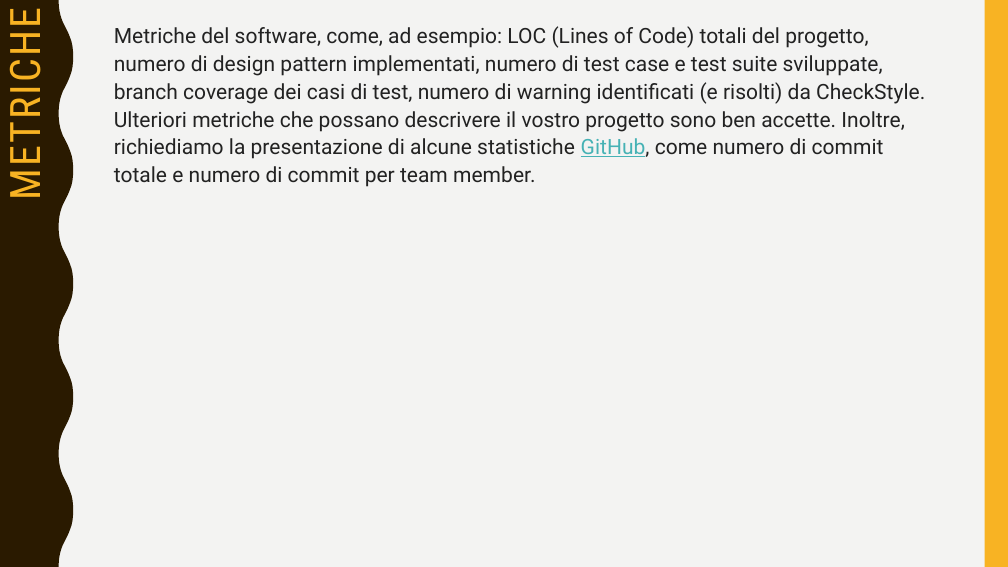
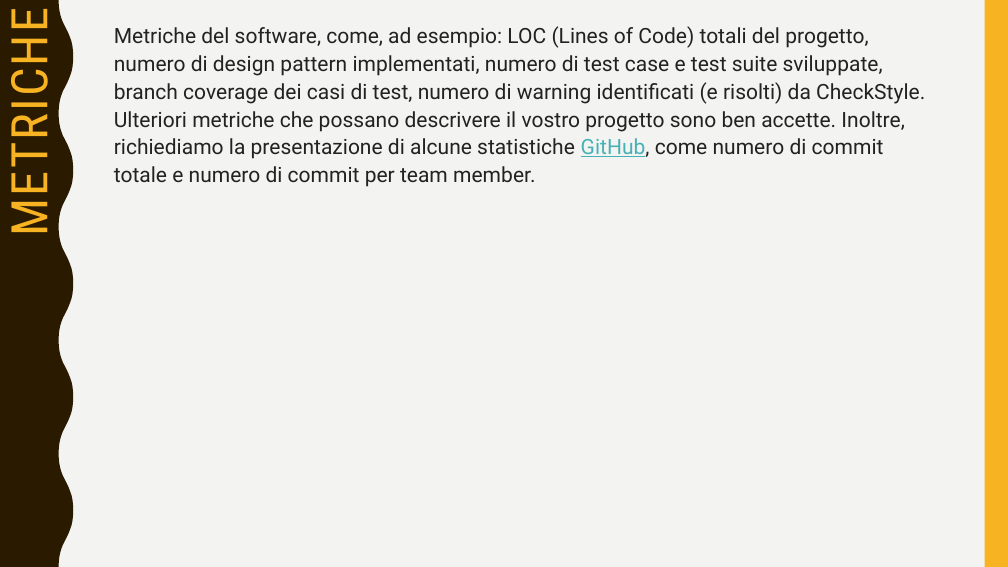
Before and after one commit to sfarina12/NC_05, a slide deck: slide 14 of Presentazione_Seconda consegna/2021_Presentazione_NC08.pptx (slide 8 before the commit). Drawn at 1008x567 pixels with LibreOffice and Linux fonts; fonts in the diff are those of the drawing. Boxes give left, top, right and bottom in pixels: in the first picture for what was removed or moved away, otherwise in the second. Text is boxed around its words. In the diff, an @@ line names an element or a change of style, - is before the commit and + after.

```diff
--- a/Presentazione_Seconda consegna/2021_Presentazione_NC08.pptx
+++ b/Presentazione_Seconda consegna/2021_Presentazione_NC08.pptx
@@ title "METRICHE" at box(0, 38, 61, 230): size 40 to 48 pt @@
```
Also in this commit, not shown: 2 other slides changed, 10 slides added, 4 slides removed, 1 other file.
